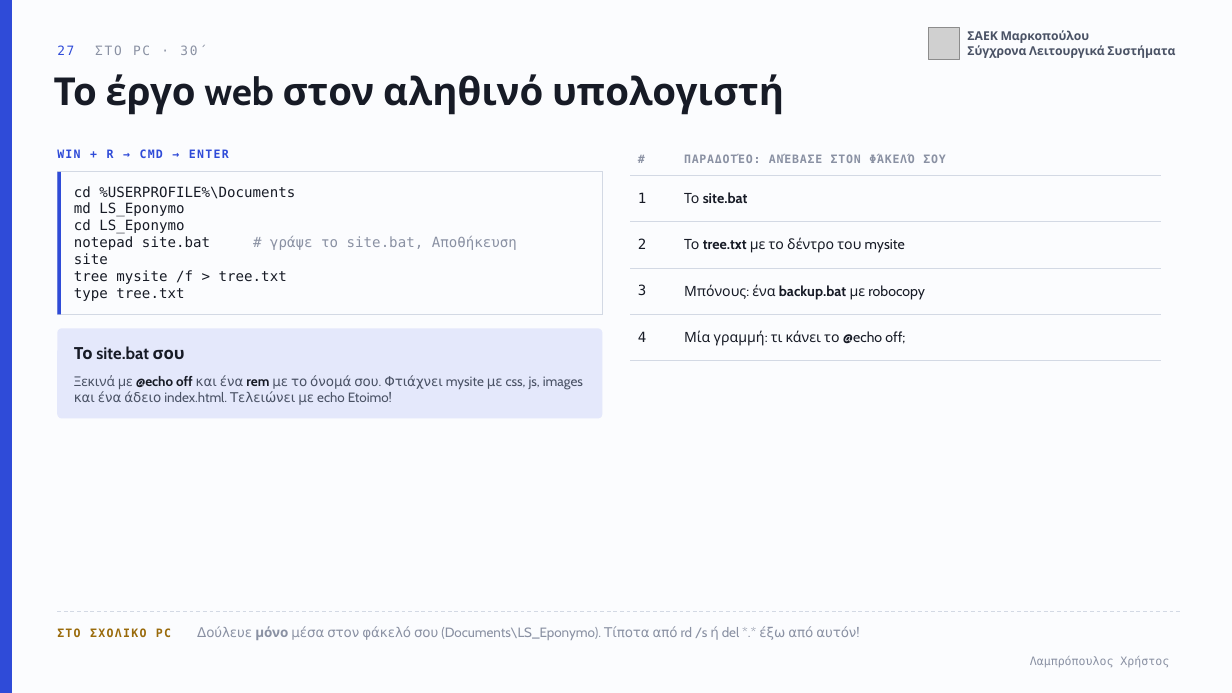
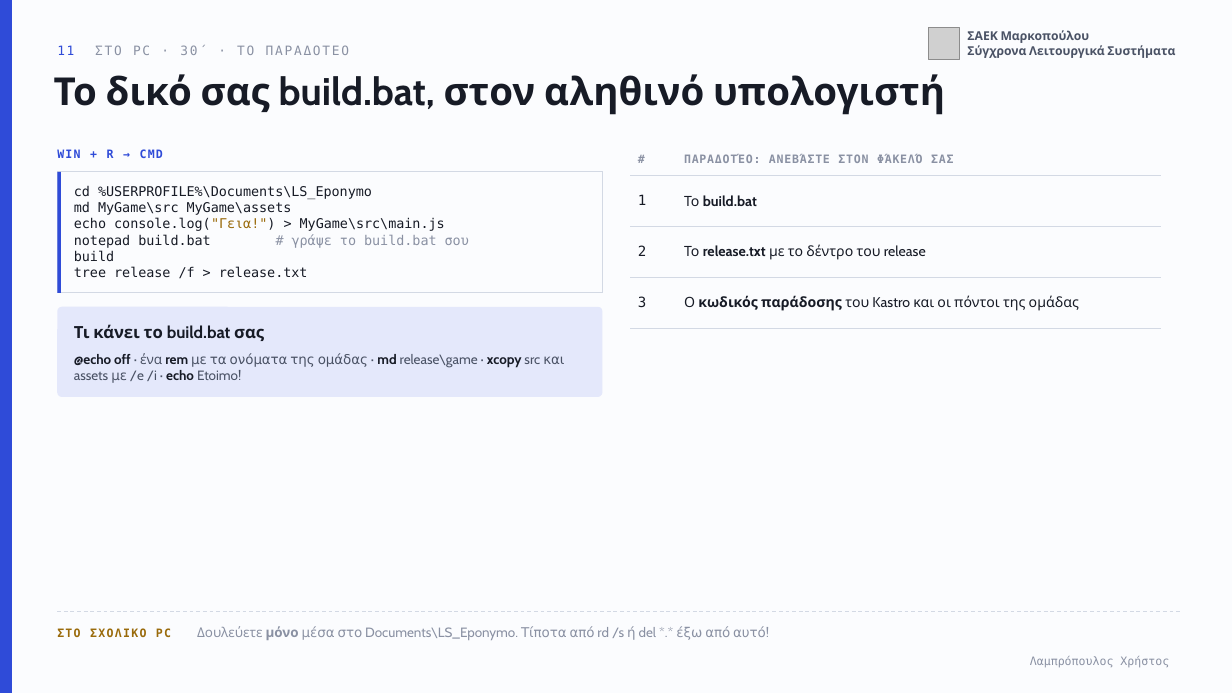
Before and after one commit to xristlamp/LAMPROPOULOS, a slide deck: slide 11 of files/markopoulo/sls-05-cmd.pptx (slide 27 before the commit). Drawn at 1232x693 pixels with LibreOffice and Linux fonts; fonts in the diff are those of the drawing; grey boxes stand for pictures. Boxes give left, top, right and bottom in pixels: in the first picture for what was removed or moved away, otherwise in the second. Text is boxed around its words. In the diff, an @@ line names an element or a change of style, - is before the commit and + after.

```diff
--- a/files/markopoulo/sls-05-cmd.pptx
+++ b/files/markopoulo/sls-05-cmd.pptx
@@ text at (57, 45, 350, 55): text changed @@
-27 ΣΤΟ PC · 30΄
+11 ΣΤΟ PC · 30΄ · ΤΟ ΠΑΡΑΔΟΤΕΟ
@@ text at (54, 74, 945, 115): text changed @@
-Το έργο web στον αληθινό υπολογιστή
+Το δικό σας build.bat, στον αληθινό υπολογιστή
@@ text at (57, 148, 163, 160): text changed @@
-WIN + R → CMD → ENTER
+WIN + R → CMD
@@ table at (630, 143, 1162, 328) @@
-row 1: # | ΠΑΡΑΔΟΤΈΟ: ΑΝΈΒΑΣΕ ΣΤΟΝ ΦΆΚΕΛΌ ΣΟΥ
-row 2: 1 | Το site.bat
-row 3: 2 | Το tree.txt με το δέντρο του mysite
-row 4: 3 | Μπόνους: ένα backup.bat με robocopy
-row 5: 4 | Μία γραμμή: τι κάνει το @echo off;
+row 1: # | ΠΑΡΑΔΟΤΈΟ: ΑΝΕΒΆΣΤΕ ΣΤΟΝ ΦΆΚΕΛΌ ΣΑΣ
+row 2: 1 | Το build.bat
+row 3: 2 | Το release.txt με το δέντρο του release
+row 4: 3 | Ο κωδικός παράδοσης του Kastro και οι πόντοι της ομάδας
@@ rectangle: place and size @@
-rectangle at (57, 172, 603, 314)
+rectangle at (57, 172, 603, 293)
@@ rectangle: place and size @@
-rectangle at (57, 172, 61, 314)
+rectangle at (57, 172, 61, 293)
@@ text at (74, 186, 469, 279): text changed; size 11 to 10.5 pt @@
-cd %USERPROFILE%\Documents
-md LS_Eponymo
-cd LS_Eponymo
-notepad site.bat # γράψε το site.bat, Αποθήκευση
-site
-tree mysite /f > tree.txt
-type tree.txt
+cd %USERPROFILE%\Documents\LS_Eponymo
+md MyGame\src MyGame\assets
+echo console.log("Γεια!") > MyGame\src\main.js
+notepad build.bat # γράψε το build.bat σου
+build
+tree release /f > release.txt
@@ rounded rectangle: place and size @@
-rounded rectangle at (57, 328, 603, 419)
+rounded rectangle at (57, 307, 603, 397)
@@ text at (74, 324, 264, 341): text changed @@
-Το site.bat σου
+Τι κάνει το build.bat σας
@@ text at (74, 353, 564, 383): text changed @@
-Ξεκινά με @echo off και ένα rem με το όνομά σου. Φτιάχνει mysite με css, js, images και ένα άδειο index.html. Τελειώνει με echo Etoimo!
+@echo off · ένα rem με τα ονόματα της ομάδας · md release\game · xcopy src και assets με /e /i · echo Etoimo!
@@ text at (57, 626, 766, 640): text changed @@
-ΣΤΟ ΣΧΟΛΙΚΟ PC Δούλευε μόνο μέσα στον φάκελό σου (Documents\LS_Eponymo). Τίποτα από rd /s ή del *.* έξω από αυτόν!
+ΣΤΟ ΣΧΟΛΙΚΟ PC Δουλεύετε μόνο μέσα στο Documents\LS_Eponymo. Τίποτα από rd /s ή del *.* έξω από αυτό!
```
Also in this commit, not shown: 9 other slides changed, 7 slides added, 18 slides removed, 7 other files.
